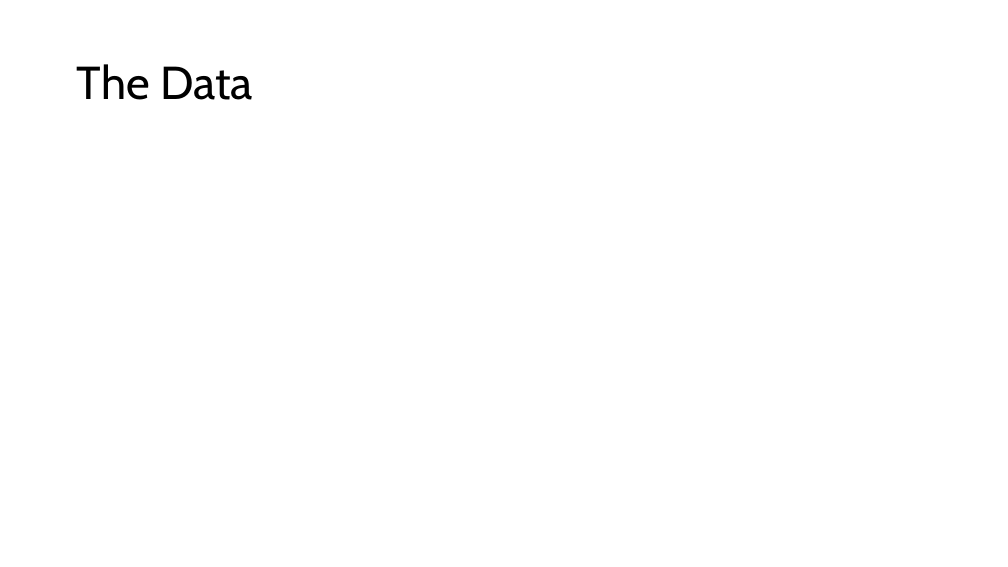
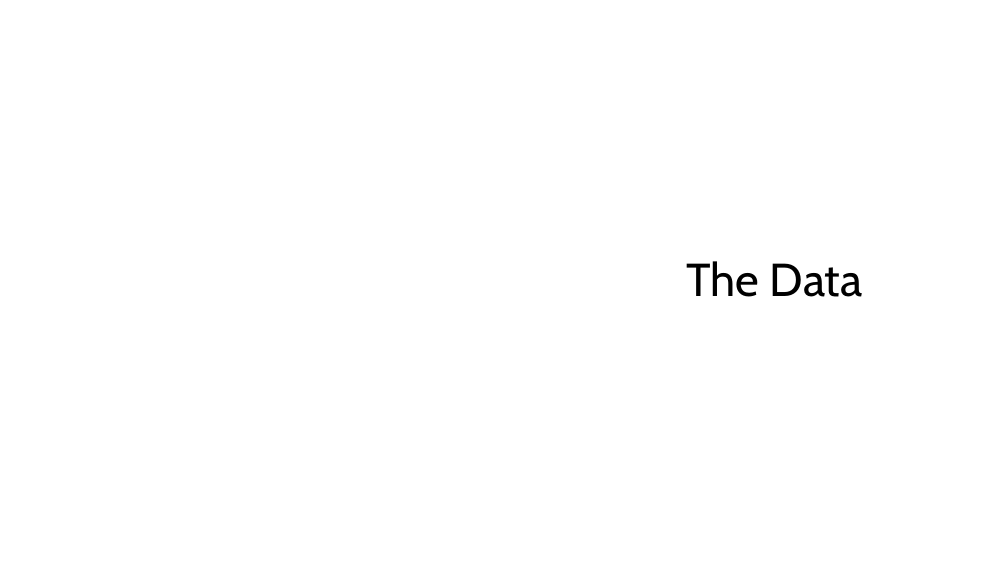
Before and after one commit to benjiro000/project-2-ml-rizki, a slide deck: slide 10 of presentation/project-2-ml-rizki-presentation.pptx (slide 11 before the commit). Drawn at 1008x567 pixels with LibreOffice and Linux fonts; fonts in the diff are those of the drawing. Boxes give left, top, right and bottom in pixels: in the first picture for what was removed or moved away, otherwise in the second. Text is boxed around its words. In the diff, an @@ line names an element or a change of style, - is before the commit and + after.

```diff
--- a/presentation/project-2-ml-rizki-presentation.pptx
+++ b/presentation/project-2-ml-rizki-presentation.pptx
@@ title "The Data" at [686, 261, 863, 297]: alignment left to right @@
```
Also in this commit, not shown: 5 other slides changed, 1 slide added, 2 slides removed.
